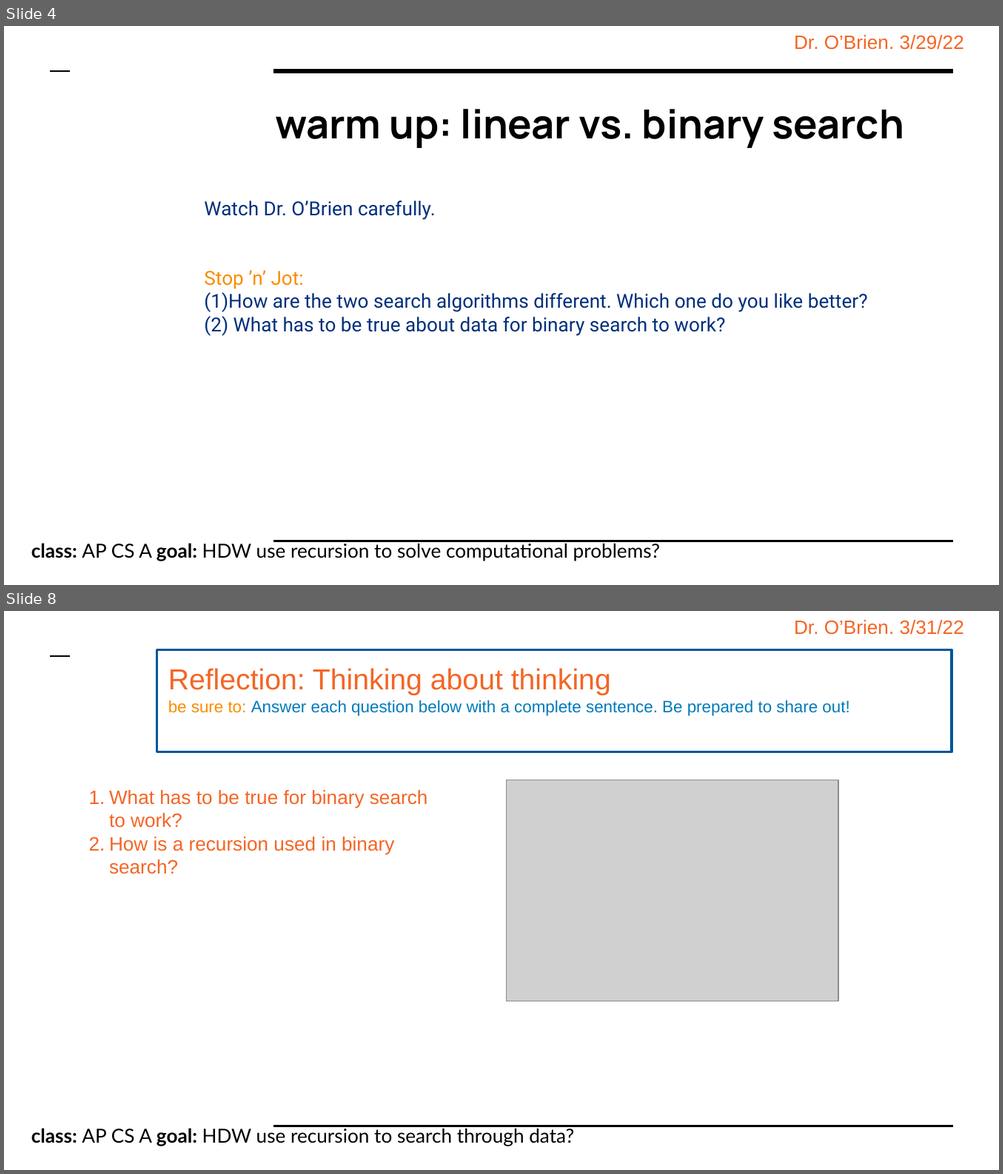
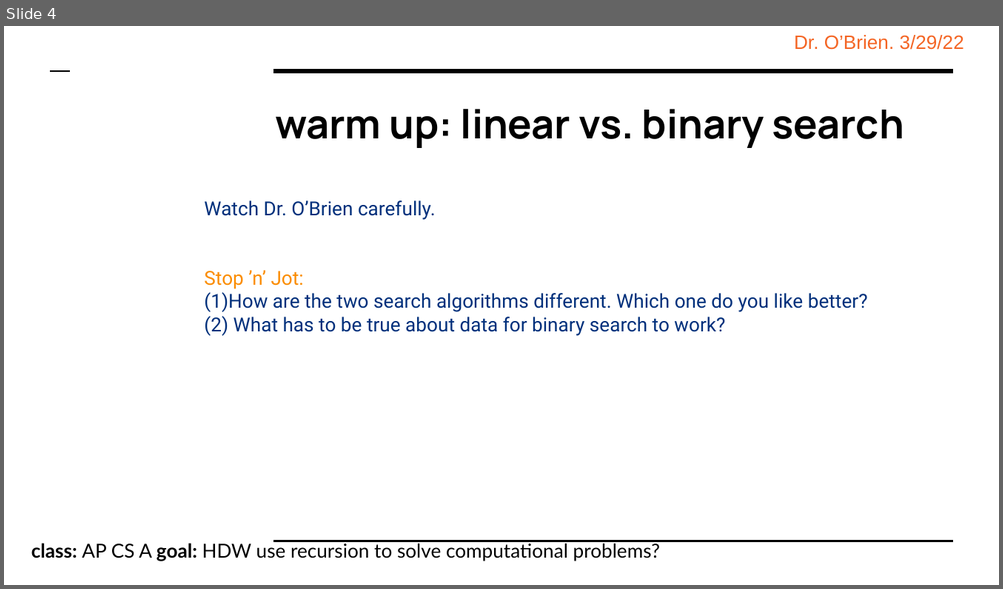
Before and after one commit to cobrien87/work, a slide deck: old/apcsa_8_4.pptx. Shown one above the other, each under a label of ours: slides 4 and 8 before the commit, slide 4 after it; the slides between them are not shown. The pictures are 1003x1174 and 1003x589 pixels, drawn with LibreOffice and Linux fonts; fonts in the diff are those of the drawing; grey boxes stand for pictures; background and template pictures are left out. Boxes give left, top, right and bottom in pixels: in the first picture for what was removed or moved away, otherwise in the second. Text is boxed around its words. In the diff, an @@ line names an element or a change of style, - is before the commit and + after.

```diff
--- a/old/apcsa_8_4.pptx
+++ b/old/apcsa_8_4.pptx
@@ slide 8 removed at <box>4,611,999,1170</box>, background #FFFFFF; not listed: 3 template elements that a slide beside it also shows @@
@@ text removed at <box>794,620,964,635</box> @@
-Dr. O’Brien. 3/31/22
@@ rectangle removed at <box>157,649,952,752</box> @@
@@ text removed at <box>168,668,849,716</box> @@
-Reflection: Thinking about thinking
-be sure to: Answer each question below with a complete sentence. Be prepared to share out!
@@ picture removed at <box>506,780,839,1001</box> @@
@@ text removed at <box>109,790,427,874</box> @@
-1. What has to be true for binary search to work?
-2. How is a recursion used in binary search?
@@ text removed at <box>31,1127,574,1147</box> @@
-class: AP CS A goal: HDW use recursion to search through data?
```
Also in this commit, not shown: 6 slides changed, 1 slide added, 12 other files.
